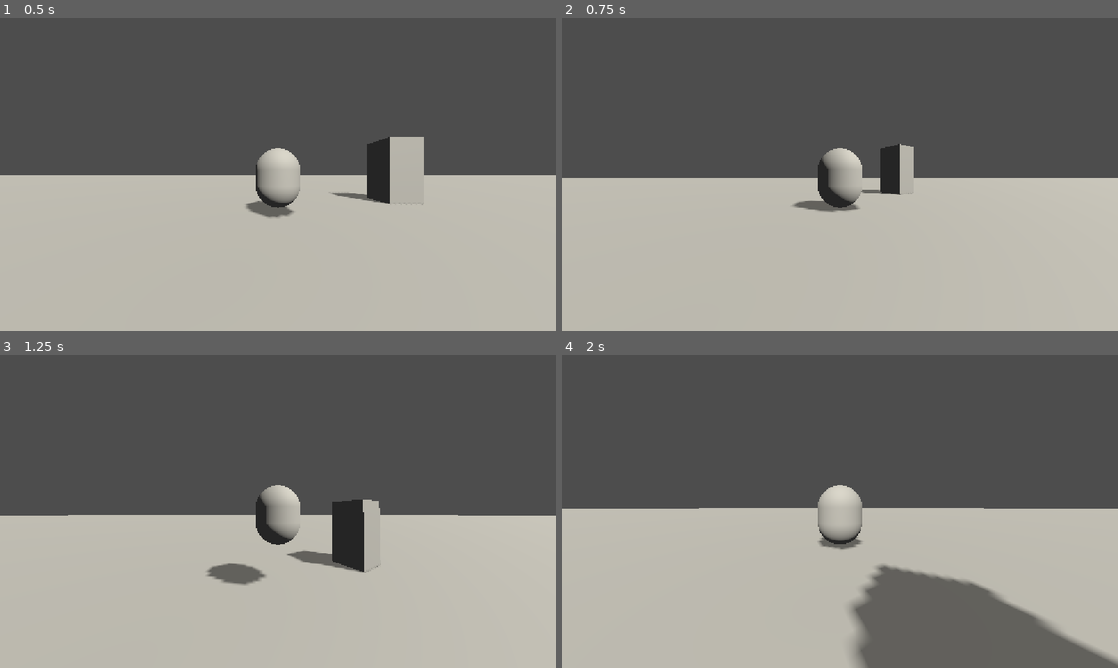
Above: before the commit, frames 1-4 (two rows, left to right).
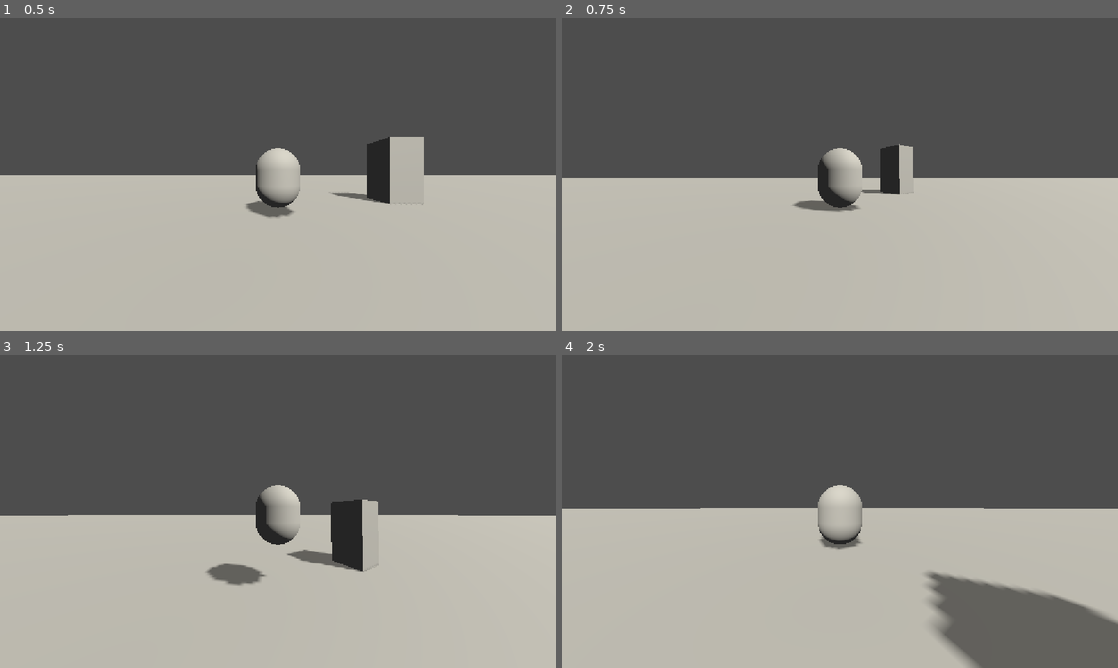
Above: after the commit, the same moments.

Repository: Su-Nes/bird-game
Game: Godot game, scene res://World/World.tscn
The game is run twice, just before and just after one commit, with the same random seed, the same clock (stepped at 60 frames per second) and the same inputs.
Inputs (mouse positions are in pixels of both pictures, inside the frame that each line leads up to):
- Up to frame 1 (0.5 s): no input
- Up to frame 2 (0.75 s): move the mouse to (867, 174) at 0.52 s; hold W (forward) from 0.53 s (still down)
- Up to frame 3 (1.25 s): keep holding W (forward); tap Space (jump) at 0.77 s
- Up to frame 4 (2 s): keep holding W (forward); move the mouse to (812, 511) at 1.27 s; tap Space (jump) at 1.52 s

Frame 1 is identical in both runs. In frame 2, less than 0.1% of the frame differs, in the area x 41-64%, y 40-62%; in frame 3, 0.3%; in frame 4, 7.7%, in the area x 24-100%, y 48-100%.

Commit message:
Fixed idle state velocity decay.

Diff:
--- a/Player/ControllerStates/IdleState.gd
+++ b/Player/ControllerStates/IdleState.gd
@@ -7,6 +7,8 @@
 @onready var player_controller: CharacterBody3D = $"../.."
 @onready var walk_state: WalkState = $"../WalkState"
 
+var direction
+
 
 func enter():
 	print("Entering Idle state")
@@ -14,19 +16,25 @@
 # Get the gravity from the project settings to be synced with RigidBody nodes.
 var gravity = ProjectSettings.get_setting("physics/3d/default_gravity")
 
-func physics_update(_delta):
-	walk_state.handle_velocity(_delta)
-
+func physics_update(delta):
 	# Switch to fall state if player controller is not on ground.
 	if !player_controller.is_on_floor():
 		state_machine.change_state("fallstate")
 
-func handle_input(_event):
+	# Get the input direction and handle the movement/deceleration.
 	var input_dir = Input.get_vector("left", "right", "forward", "backward")
-	var direction = (pivot.transform.basis * Vector3(input_dir.x, 0, input_dir.y)).normalized()
+	direction = (player_controller.transform.basis * Vector3(input_dir.x, 0, input_dir.y)).normalized()
 
 	if direction.length() > 0.0:
 		state_machine.change_state("walkstate")
 
 	if Input.is_action_just_pressed("jump"):
 		state_machine.change_state("jumpstate")
+
+	handle_velocity(delta)
+
+func handle_velocity(delta):
+	player_controller.velocity.x = lerp(player_controller.velocity.x, 0.0, delta * walk_state.GROUND_INERTIA)
+	player_controller.velocity.z = lerp(player_controller.velocity.z, 0.0, delta * walk_state.GROUND_INERTIA)
+
+	player_controller.move_and_slide()
